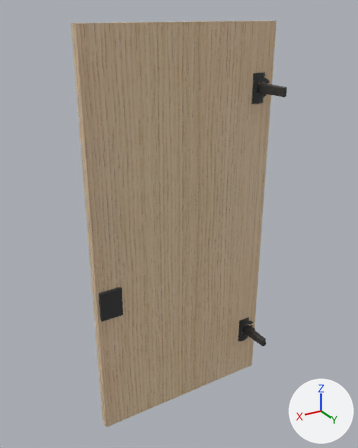
Renders of the glTF model 2025-284-C01-Vitrineskap/sim/Benk_B_dor_venstre.glb from each side of a commit.
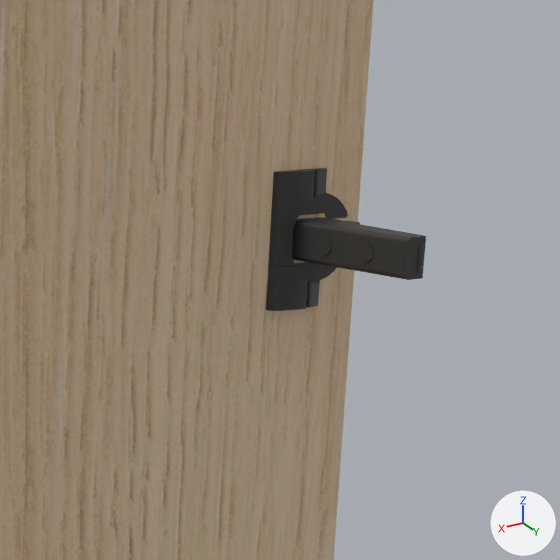
The first picture shows the older version from a 50 mm lens placed at (1551.0, 186.0, 896.0), pointed at (1085.0, -590.0, 508.0). The close-ups show the older and then the newer version on the part from 54% to 88% of the width and 8% to 35% of the height of that picture. Only the edits that show in the close-ups are written down. Lighting does not change. The marker at lower right points along +X, +Y and +Z.

In view in the first close-up: '2025-284 Vitrineskap', 'Benk B dør venstre hengsel z758 Blum 71B3590'.
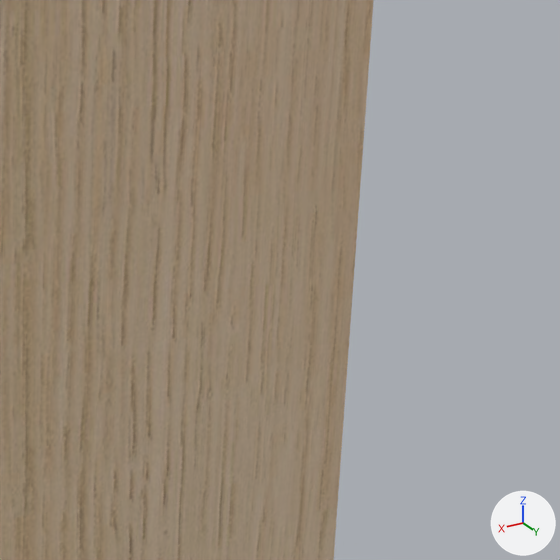
Pixel boxes (x1, y1, x2, y2) of what changed, in the close-ups (560 x 560 px):
```json
{"object": "Benk B dør venstre hengsel z758 Blum 71B3590", "change": "deleted", "before": [266, 168, 426, 311]}
```

Edits to the scene script, one JSON object a line:
```json
{"op": "remove", "block": "ob_benk_b_dør_venstre_hengsel_z758_blum_71b3590", "code": ["ob_benk_b_dør_venstre_hengsel_z758_blum_71b3590 = bpy.data.objects.new('Benk B dør venstre hengsel z758 Blum 71B3590', me_blum_71b3590)", "ob_benk_b_dør_venstre_hengsel_z758_blum_71b3590.location = (894.0, -542.7, 758.5)", "ob_benk_b_dør_venstre_hengsel_z758_blum_71b3590.rotation_euler = (1.571, 0.0, 3.142)  # degrees (90, 0, 180)"]}
```
